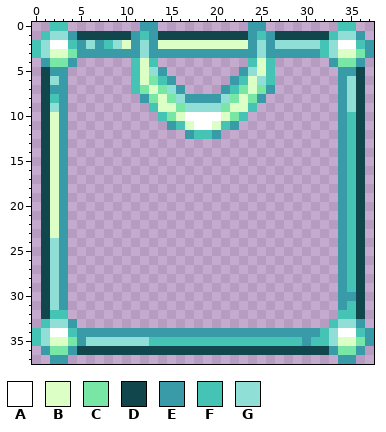
Pixel-art sprite, stored at Tiles/VanillaRedo/UI/PreviewDifficultyMaster.png. The first picture shows the starting point.
The file is 76x76 pixels, drawn in blocks of 2x2; one block is one cell here.
Palette (. is transparent): A #ffffff  B #dbffc5  C #78e7a6  D #11464d  E #3a9ba8  F #45c4b6  G #8fdfd6
The result:
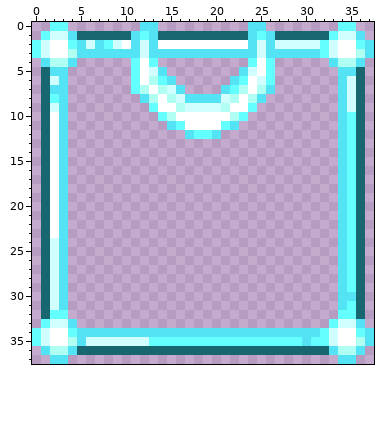
The exact change:
@@ palette @@
-C #78e7a6
+C #affff2
-D #11464d
+D #186670
-E #3a9ba8
+E #54e2f5
-F #45c4b6
+F #64ffff
-G #8fdfd6
+G #d1ffff
@@ x 0..37 @@
  1 .FGGEDDDDDDEFEDDDDDDDDDDEFEDDDDDDFGGE.
- 2 FGAAFEGEFGBEGEBBBBBBBBBBEGEGGGGGFGAAFE
- 3 FGBBCEEEEEEEGEEEEEEEEEEEEGEEEEEEFGBBCE
- 4 .ECCE......FBF..........FBF......ECCE.
- 5 .DEE.......FBGE........EGBF.......EED.
- 6 .DGE.......FBCFE......EFBGF.......EGD.
- 7 .DEE.......FCBCGE....EFCBCE.......EGD.
- 8 .DFE........ECBCGEEEEGCBCE........EGD.
- 9 .DGE.........FBBCGGGGCBBF.........EGD.
-10 .DBE..........FCBAAAABCF..........EFD.
-11 .DBE...........EFBAABFE...........EFD.
-12 .DBE.............EFFE.............EFD.
-13 .DBE..............................EFD.
-14 .DBE..............................EFD.
-15 .DBE..............................EFD.
-16 .DBE..............................EFD.
-17 .DBE..............................EFD.
-18 .DBE..............................EFD.
-19 .DBE..............................EFD.
-20 .DBE..............................EFD.
-21 .DBE..............................EFD.
-22 .DBE..............................EFD.
-23 .DBE..............................EFD.
+ 2 FGAAFEGEFGAEGEAAAAAAAAAAEGEGGGGGFGAAFE
+ 3 FGAACEEEEEEEGEEEEEEEEEEEEGEEEEEEFGAACE
+ 4 .ECCE......FAF..........FAF......ECCE.
+ 5 .DEE.......FAGE........EGAF.......EED.
+ 6 .DGE.......FACFE......EFAGF.......EGD.
+ 7 .DEE.......FCACGE....EFCACE.......EGD.
+ 8 .DFE........ECACGEEEEGCACE........EGD.
+ 9 .DGE.........FAACGGGGCAAF.........EGD.
+10 .DAE..........FCAAAAAACF..........EFD.
+11 .DAE...........EFAAAAFE...........EFD.
+12 .DAE.............EFFE.............EFD.
+13 .DAE..............................EFD.
+14 .DAE..............................EFD.
+15 .DAE..............................EFD.
+16 .DAE..............................EFD.
+17 .DAE..............................EFD.
+18 .DAE..............................EFD.
+19 .DAE..............................EFD.
+20 .DAE..............................EFD.
+21 .DAE..............................EFD.
+22 .DAE..............................EFD.
+23 .DAE..............................EFD.
 24 .DGE..............................EFD.
@@ x 0..37 @@
 34 FGAAFEEEEEEEEEEEEEEEEEEEEEEEEEEEFGAAFE
-35 FGBBCEGGGGGGGFFFFFFFFFFFFFFFFFEFFGBBCE
+35 FGAACEGGGGGGGFFFFFFFFFFFFFFFFFEFFGAACE
 36 .ECCEDDDDDDDDDDDDDDDDDDDDDDDDDDDDECCE.
Pixel boxes of the changes (left, top, right, bottom) in both pictures:
changed: (32, 22, 374, 364)
